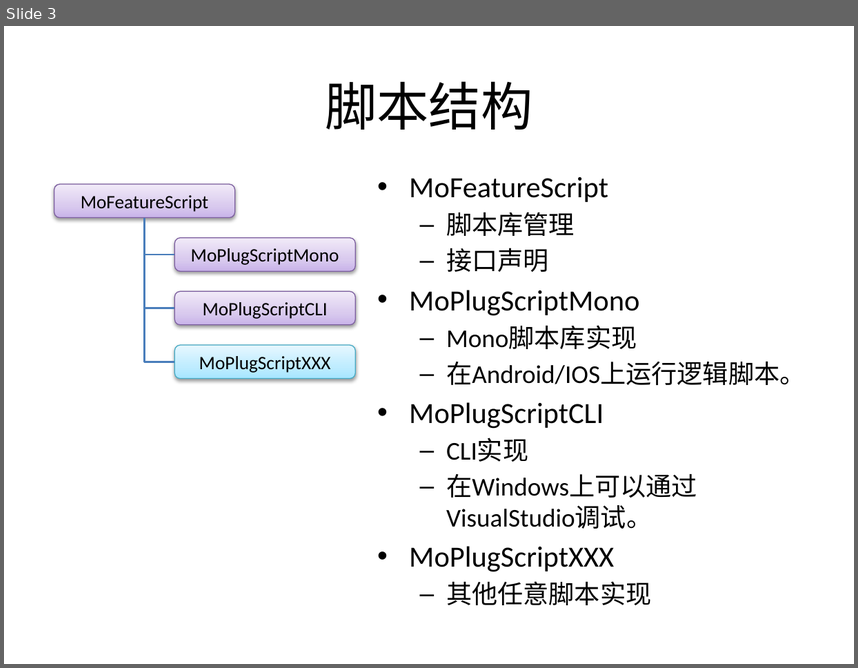
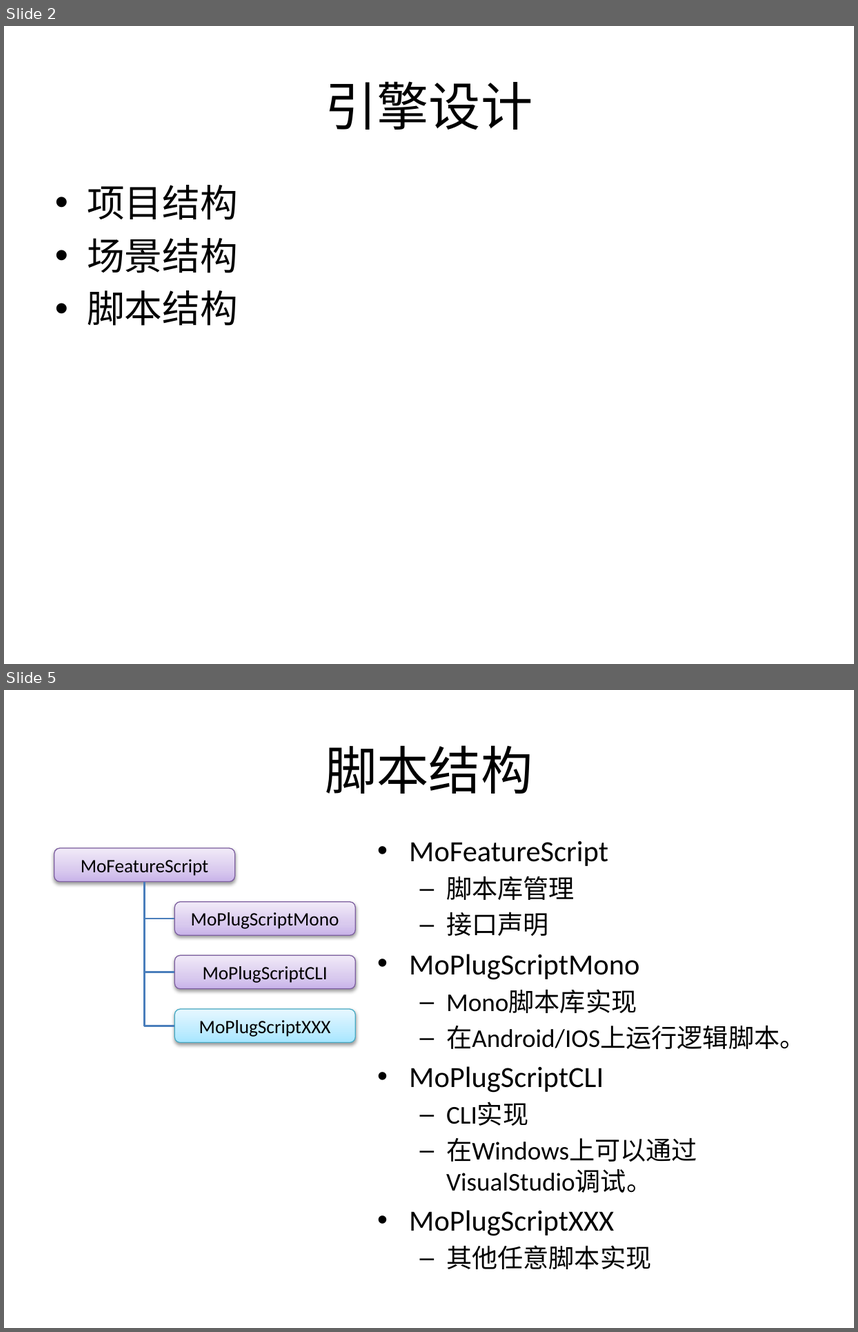
Before and after one commit to favedit/MoCrossOld, a slide deck: Source/Document/设计文档.pptx. Shown one above the other, each under a label of ours: slide 3 before the commit, slides 2 and 5 after it; the slides between them are not shown. The pictures are 858x668 and 858x1332 pixels, drawn with LibreOffice and Linux fonts; fonts in the diff are those of the drawing. Boxes give left, top, right and bottom in pixels: in the first picture for what was removed or moved away, otherwise in the second. Text is boxed around its words. In the diff, an @@ line names an element or a change of style, - is before the commit and + after.

```diff
--- a/Source/Document/设计文档.pptx
+++ b/Source/Document/设计文档.pptx
@@ slide 2 added at [4,26,854,664], background #FFFFFF @@
@@ title added at [325,81,533,129], 44 pt, text #000000 @@
+引擎设计
@@ text added at [87,185,238,325], 32 pt, text #000000 @@
+• 项目结构
+• 场景结构
+• 脚本结构
@@ what was slide 3 is now slide 5 @@
```
Also in this commit, not shown: 3 other slides added, 2 slides removed, 4 other files.
